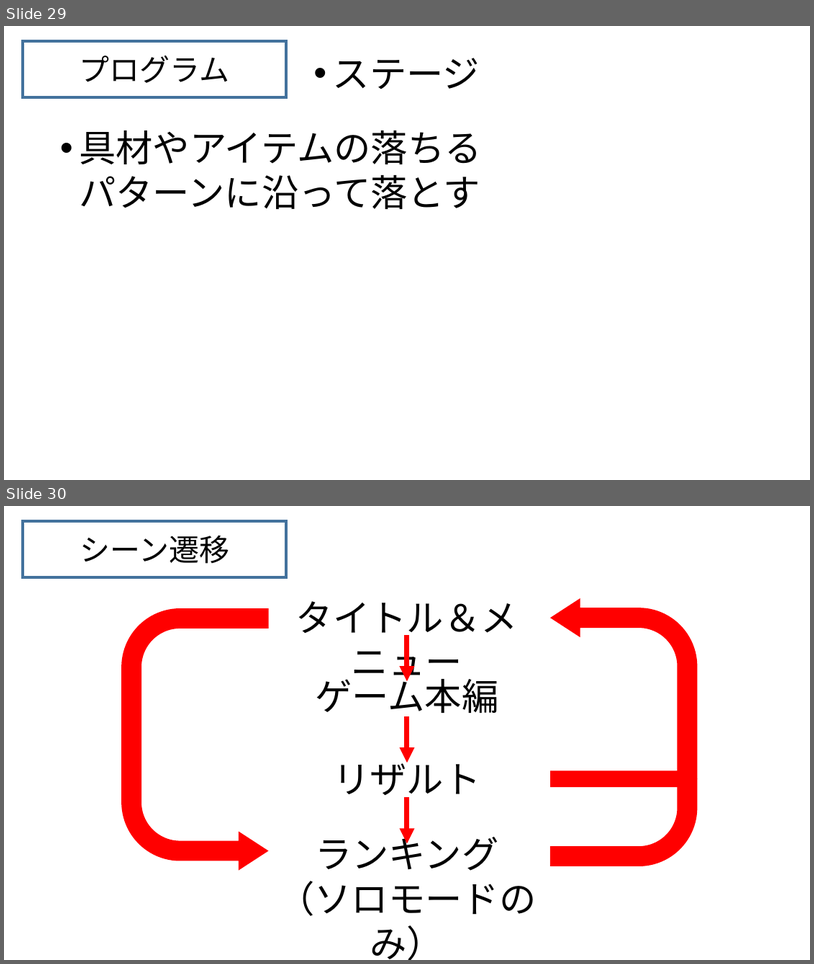
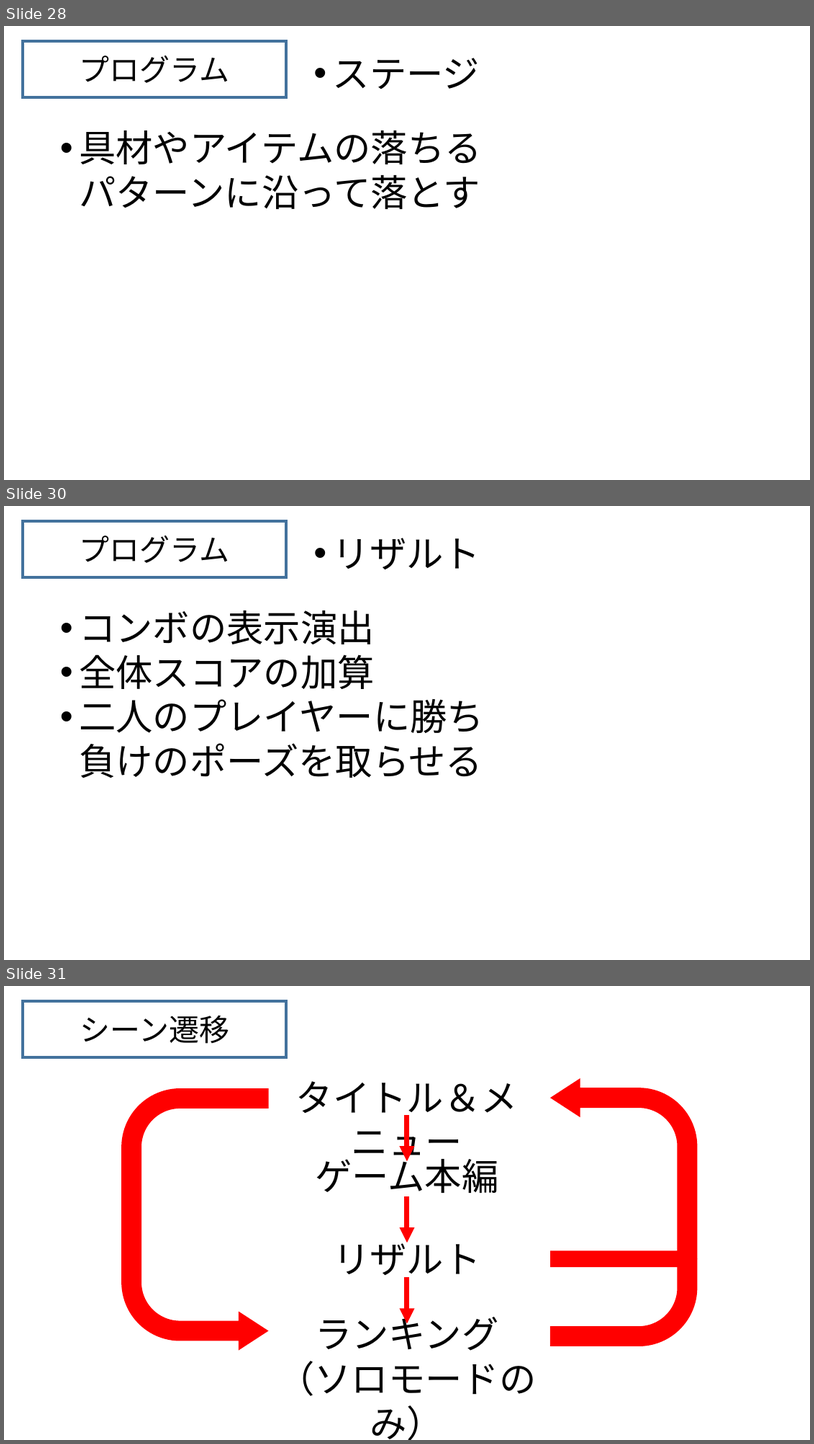
Before and after one commit to HatoriTaichi/mini_game, a slide deck: 仕様書/仕様書.pptx. Shown one above the other, each under a label of ours: slides 29 and 30 before the commit, slides 28, 30 and 31 after it; the slides between them are not shown. The pictures are 814x964 and 814x1444 pixels, drawn with LibreOffice and Linux fonts; fonts in the diff are those of the drawing. Boxes give left, top, right and bottom in pixels: in the first picture for what was removed or moved away, otherwise in the second. Text is boxed around its words. In the diff, an @@ line names an element or a change of style, - is before the commit and + after.

```diff
--- a/仕様書/仕様書.pptx
+++ b/仕様書/仕様書.pptx
@@ slide 30 added at (x1=4, y1=506, x2=810, y2=960), background #FFFFFF @@
@@ rectangle added at (x1=23, y1=521, x2=286, y2=577), outline #43739E 3.5 pt @@
@@ text added at (x1=80, y1=536, x2=230, y2=563), 36 pt, text #000000 @@
+プログラム
@@ text added at (x1=333, y1=538, x2=481, y2=569), 44 pt, text #000000 @@
+• リザルト
@@ text added at (x1=79, y1=610, x2=484, y2=777), 44 pt, text #000000 @@
+• コンボの表示演出
+• 全体スコアの加算
+• 二人のプレイヤーに勝ち負けのポーズを取らせる
@@ what was slide 29 is now slide 28 @@
@@ what was slide 30 is now slide 31 @@
```
Also in this commit, not shown: 8 slides changed, 5 other slides added, 1 slide removed, 1 other file.
